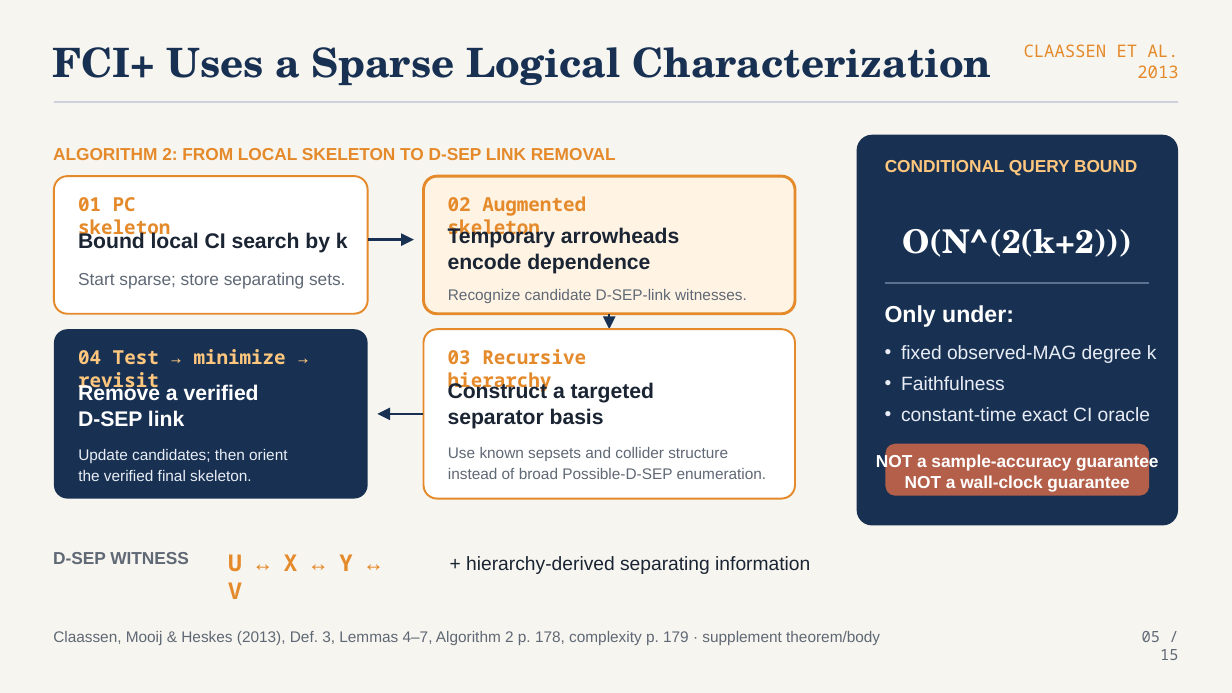
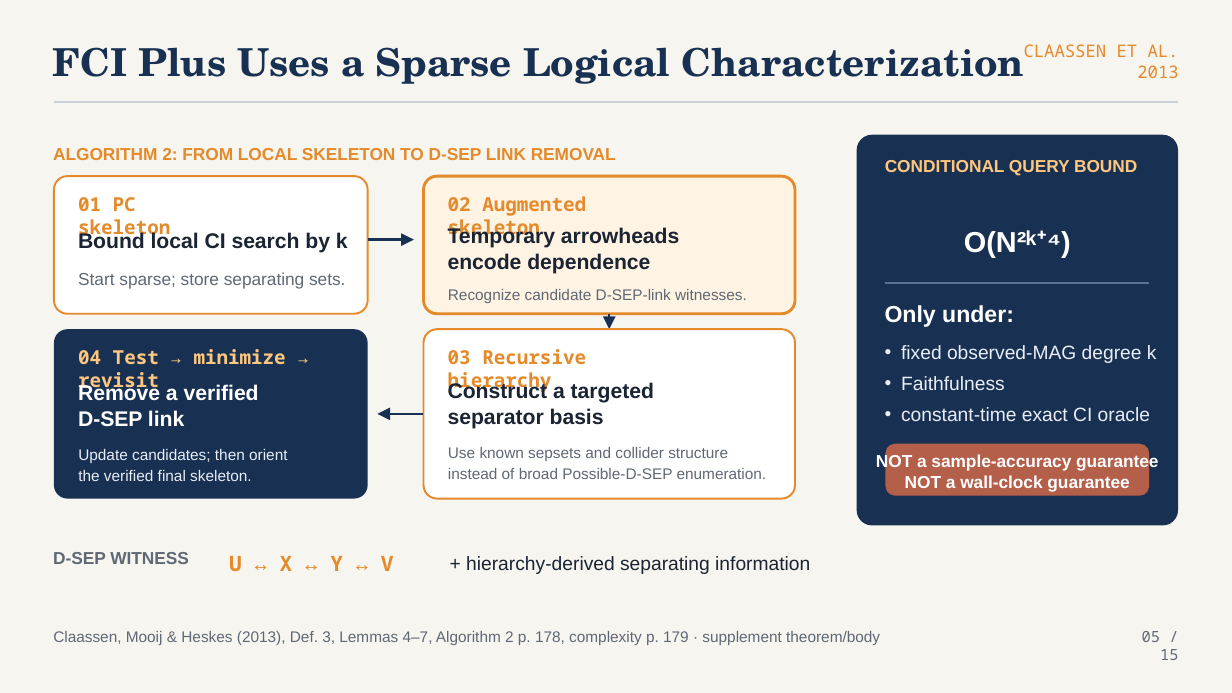
Before and after one commit to ada-yq225/FCI, a slide deck: slide 5 of output/ppt/fci_plus_star_advisor_presentation.pptx. Drawn at 1232x693 pixels with LibreOffice and Linux fonts; fonts in the diff are those of the drawing. Boxes give left, top, right and bottom in pixels: in the first picture for what was removed or moved away, otherwise in the second. Text is boxed around its words. In the diff, an @@ line names an element or a change of style, - is before the commit and + after.

```diff
--- a/output/ppt/fci_plus_star_advisor_presentation.pptx
+++ b/output/ppt/fci_plus_star_advisor_presentation.pptx
@@ text at [52, 47, 1025, 84]: text changed; size 31.5 to 30 pt @@
-FCI+ Uses a Sparse Logical Characterization
+FCI Plus Uses a Sparse Logical Characterization
@@ text at [964, 230, 1071, 258]: text changed; size 25.5 to 22.5 pt; font TeX Gyre Schola to Arial @@
-O(N^(2(k+2)))
+O(N²ᵏ⁺⁴)
@@ text "U ↔ X ↔ Y ..." at [229, 556, 394, 571]: size 18 to 16.5 pt @@
```
Also in this commit, not shown: 13 other slides changed, 31 other files.
